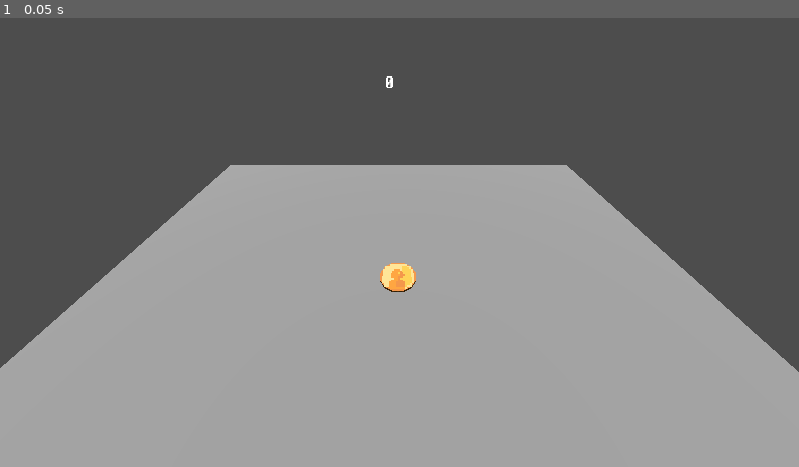
Above: before the commit, frame 1.
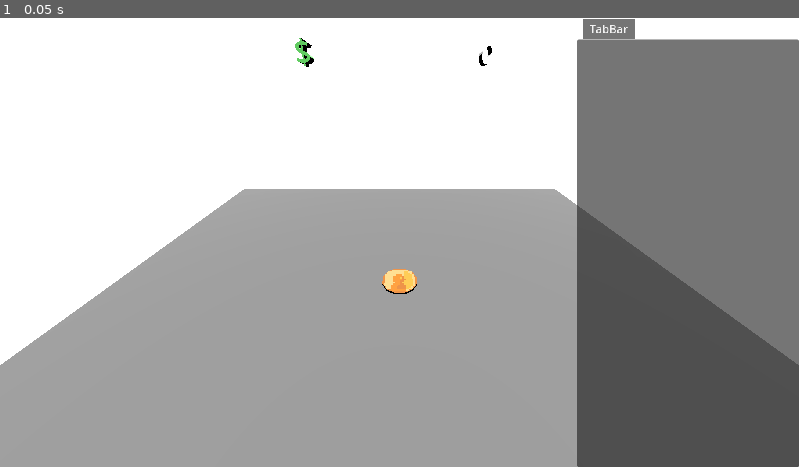
Above: after the commit, the same moment.

Repository: matupper/Idle-Gambler
Game: Godot game, scene res://Scenes/world.tscn
Same seed, same stepped clock (60 frames per second), same inputs: the game is played once before the commit and once after it.
Inputs:
- Up to frame 1 (0.05 s): no input

The runs differ from the first frame. In frame 1, 61% of the frame differs, in the area x 0-100%, y 0-100%.

Commit message:
Score and Setup
Score UI created and working.
Globals and upgrade variables set up.
UI in the works.

Diff:
--- /dev/null
+++ b/Scenes/money_label.tscn
@@ -0,0 +1,96 @@
+[gd_scene load_steps=9 format=3 uid="uid://cemfsmp6668my"]
+
+[ext_resource type="Script" path="res://Scripts/money_label.gd" id="1_42kl6"]
+
+[sub_resource type="StandardMaterial3D" id="StandardMaterial3D_2adk3"]
+albedo_color = Color(2.5, 2.5, 2.5, 1)
+
+[sub_resource type="TextMesh" id="TextMesh_l5j76"]
+material = SubResource("StandardMaterial3D_2adk3")
+text = "0"
+font_size = 10
+horizontal_alignment = 2
+
+[sub_resource type="StandardMaterial3D" id="StandardMaterial3D_j2gr7"]
+albedo_color = Color(1, 2, 1, 1)
+
+[sub_resource type="TextMesh" id="TextMesh_t1mo2"]
+material = SubResource("StandardMaterial3D_j2gr7")
+text = "$"
+font_size = 12
+
+[sub_resource type="Animation" id="Animation_c01vn"]
+resource_name = "add_money"
+length = 0.2
+tracks/0/type = "value"
+tracks/0/imported = false
+tracks/0/enabled = true
+tracks/0/path = NodePath("Money:scale")
+tracks/0/interp = 1
+tracks/0/loop_wrap = true
+tracks/0/keys = {
+"times": PackedFloat32Array(0, 0.1, 0.2),
+"transitions": PackedFloat32Array(1, 1, 1),
+"update": 0,
+"values": [Vector3(1, 1, 1), Vector3(1.1, 1.1, 1.1), Vector3(1, 1, 1)]
+}
+tracks/1/type = "value"
+tracks/1/imported = false
+tracks/1/enabled = true
+tracks/1/path = NodePath("Label:scale")
+tracks/1/interp = 1
+tracks/1/loop_wrap = true
+tracks/1/keys = {
+"times": PackedFloat32Array(0, 0.1, 0.2),
+"transitions": PackedFloat32Array(1, 1, 1),
+"update": 0,
+"values": [Vector3(1, 1, 1), Vector3(1.1, 1.1, 1.1), Vector3(1, 1, 1)]
+}
+
+[sub_resource type="Animation" id="Animation_cae3a"]
+length = 0.001
+tracks/0/type = "value"
+tracks/0/imported = false
+tracks/0/enabled = true
+tracks/0/path = NodePath("Money:scale")
+tracks/0/interp = 1
+tracks/0/loop_wrap = true
+tracks/0/keys = {
+"times": PackedFloat32Array(0),
+"transitions": PackedFloat32Array(1),
+"update": 0,
+"values": [Vector3(1, 1, 1)]
+}
+tracks/1/type = "value"
+tracks/1/imported = false
+tracks/1/enabled = true
+tracks/1/path = NodePath("Label:scale")
+tracks/1/interp = 1
+tracks/1/loop_wrap = true
+tracks/1/keys = {
+"times": PackedFloat32Array(0),
+"transitions": PackedFloat32Array(1),
+"update": 0,
+"values": [Vector3(1, 1, 1)]
+}
+
+[sub_resource type="AnimationLibrary" id="AnimationLibrary_e8rjb"]
+_data = {
+"RESET": SubResource("Animation_cae3a"),
+"add_money": SubResource("Animation_c01vn")
+}
+
+[node name="MoneyLabel" type="Node3D"]
+script = ExtResource("1_42kl6")
+
+[node name="Money" type="MeshInstance3D" parent="."]
+mesh = SubResource("TextMesh_l5j76")
+
+[node name="Label" type="MeshInstance3D" parent="."]
+transform = Transform3D(1, 0, 0, 0, 1, 0, 0, 0, 1, -0.8, 0, 0)
+mesh = SubResource("TextMesh_t1mo2")
+
+[node name="AnimationPlayer" type="AnimationPlayer" parent="."]
+libraries = {
+"": SubResource("AnimationLibrary_e8rjb")
+}
--- /dev/null
+++ b/Scenes/upgrade_button.tscn
@@ -0,0 +1,3 @@
+[gd_scene format=3 uid="uid://p8qio2kn8lnr"]
+
+[node name="Upgrade_Button" type="Node3D"]
--- /dev/null
+++ b/Scenes/upgrade_ui.tscn
@@ -0,0 +1,18 @@
+[gd_scene format=3 uid="uid://c17mgjr7ai2gt"]
+
+[node name="Upgrade_UI" type="Control"]
+layout_mode = 3
+anchors_preset = 15
+anchor_right = 1.0
+anchor_bottom = 1.0
+grow_horizontal = 2
+grow_vertical = 2
+
+[node name="Panel" type="TabContainer" parent="."]
+layout_mode = 2
+offset_left = 832.0
+offset_right = 1152.0
+offset_bottom = 648.0
+
+[node name="TabBar" type="TabBar" parent="Panel"]
+layout_mode = 2
--- a/Scenes/world.tscn
+++ b/Scenes/world.tscn
@@ -1,11 +1,14 @@
-[gd_scene load_steps=8 format=3 uid="uid://bdsyiicjq00x"]
+[gd_scene load_steps=7 format=3 uid="uid://bdsyiicjq00x"]
 
-[ext_resource type="Script" path="res://Scripts/Player.gd" id="1_38fqi"]
+[ext_resource type="PackedScene" uid="uid://c17mgjr7ai2gt" path="res://Scenes/upgrade_ui.tscn" id="1_6iudb"]
 [ext_resource type="PackedScene" uid="uid://bwmf2dggsj3l5" path="res://Scenes/coin.tscn" id="1_vkyyl"]
-[ext_resource type="Script" path="res://Scripts/UI.gd" id="3_1rldk"]
-[ext_resource type="FontFile" uid="uid://bydbsoi1mfcgb" path="res://Assets/Fonts/depixel/DePixelHalbfett.ttf" id="4_hava2"]
+[ext_resource type="PackedScene" uid="uid://cemfsmp6668my" path="res://Scenes/money_label.tscn" id="1_x6m2r"]
 
 [sub_resource type="Environment" id="Environment_x744l"]
+background_mode = 2
+glow_enabled = true
+glow_intensity = 1.0
+glow_blend_mode = 0
 
 [sub_resource type="StandardMaterial3D" id="StandardMaterial3D_grpjo"]
 albedo_color = Color(0.611765, 0.611765, 0.611765, 1)
@@ -17,34 +20,31 @@
 [node name="WorldEnvironment" type="WorldEnvironment" parent="."]
 environment = SubResource("Environment_x744l")
 
+[node name="Lights" type="Node3D" parent="."]
+
+[node name="Down Light" type="DirectionalLight3D" parent="Lights"]
+transform = Transform3D(1, -8.97729e-16, -2.50718e-08, 2.50718e-08, 3.58063e-08, 1, 0, -1, 3.58063e-08, 0, 8, 0)
+
+[node name="Face Light" type="DirectionalLight3D" parent="Lights"]
+transform = Transform3D(1, 0, 0, 0, 1, 0, 0, 0, 1, 0, 5, 5)
+light_energy = 0.0
+
 [node name="Floor" type="MeshInstance3D" parent="."]
 transform = Transform3D(16.9058, 0, 0, 0, 6.32801e-07, 1, 0, 14.4768, -4.37114e-08, 0, 0, 0)
 material_override = SubResource("StandardMaterial3D_grpjo")
 mesh = SubResource("QuadMesh_xqq88")
 
 [node name="Camera3D" type="Camera3D" parent="."]
-transform = Transform3D(1, 0, 0, 0, 0.722702, 0.69116, 0, -0.69116, 0.722702, 0.045653, 5.414, 4.12485)
+transform = Transform3D(1, 0, 0, 0, 0.819152, 0.573577, 0, -0.573577, 0.819152, 0, 5, 5)
 fov = 87.0135
 
-[node name="DirectionalLight3D" type="DirectionalLight3D" parent="."]
-transform = Transform3D(0.993766, 0.0447168, 0.10213, -0.0945324, -0.14769, 0.984506, 0.0591076, -0.988022, -0.142543, 3.34013, 7.71879, -0.745872)
+[node name="Upgrade_UI" parent="Camera3D" instance=ExtResource("1_6iudb")]
+
+[node name="MoneyLabel" parent="Camera3D" instance=ExtResource("1_x6m2r")]
+transform = Transform3D(1, 0, 0, 0, 0.866025, -0.5, 0, 0.5, 0.866025, 0.4, 0.8, -1)
 
 [node name="Player" type="Node3D" parent="."]
-script = ExtResource("1_38fqi")
 
-[node name="Coin" parent="Player" instance=ExtResource("1_vkyyl")]
+[node name="Coins" type="Node3D" parent="Player"]
 
-[node name="UI" type="CanvasLayer" parent="."]
-script = ExtResource("3_1rldk")
-
-[node name="Money" type="Label" parent="UI"]
-anchors_preset = 5
-anchor_left = 0.5
-anchor_right = 0.5
-offset_left = -20.0
-offset_top = 84.0
-offset_right = 20.0
-offset_bottom = 107.0
-grow_horizontal = 2
-size_flags_horizontal = 4
-theme_override_fonts/font = ExtResource("4_hava2")
+[node name="Coin 1" parent="Player/Coins" instance=ExtResource("1_vkyyl")]
--- a/Scripts/Player.gd
+++ /dev/null
@@ -1,48 +0,0 @@
-extends Node3D
-
-var total_flips = 0
-
-var money = 0
-
-var h_val = 0
-var h_mul = 1
-var t_val = 1
-var t_mul = 1
-var r_val = 1000
-var r_mul = 1
-
-# Called when the node enters the scene tree for the first time.
-func _ready():
-	pass # Replace with function body.
-
-
-# Called every frame. 'delta' is the elapsed time since the previous frame.
-func _process(delta):
-	print(total_flips)
-	pass
-
-func _on_coin_1_flipped_heads():
-	var h_winnings = h_mul * h_val
-	money += h_winnings
-	total_flips += 1
-	pass # Replace with function body.
-
-
-func _on_coin_1_flipped_rare():
-	var r_winnings = r_mul * r_val
-	money += r_winnings
-	total_flips += 1
-	pass # Replace with function body.
-
-
-func _on_coin_1_flipped_tails():
-	var t_winnings = t_mul * t_val
-	money += t_winnings
-	total_flips += 1
-	pass # Replace with function body.
-
-
-
-func _on_button_pressed():
-	t_val += 1
-	pass # Replace with function body.
--- a/Scripts/UI.gd
+++ /dev/null
@@ -1,14 +0,0 @@
-extends CanvasLayer
-
-@onready var money = $Money
-@onready var player = $"../Player"
-
-# Called when the node enters the scene tree for the first time.
-func _ready():
-	pass # Replace with function body.
-
-
-# Called every frame. 'delta' is the elapsed time since the previous frame.
-func _process(delta):
-	money.text = str(player.money)
-	pass
--- a/Scripts/coin.gd
+++ b/Scripts/coin.gd
@@ -1,54 +1,55 @@
 extends Node3D
 
-var rare_chance = 1000
-var flip_chance = randi_range(1, 2)
+#UPGRADES
+var tails_value : int = 1
+var heads_value : int = 0
+var rare_value : int = 1000
+var multiplier : int = 1
+var anim_speed : int = 1
+var rare_chance : int = 1000
+var flip_chance : int = 2
+var autoflip : bool = false
+var autoflip_speed : int = 4
+
+var flip_outcome
 var rare_flip
 
 @onready var animation_player = $AnimationPlayer
-@onready var upgrade_menu = $Control
 
-signal flipped_heads()
-signal flipped_tails()
-signal flipped_rare()
+func _ready():
+	globalVars.coins.append(self)
 
-# Called when the node enters the scene tree for the first time.
-func _ready():
-	set_process_input(true)
-	pass # Replace with function body.
-
-func _on_area_3d_input_event(camera, event, position, normal, shape_idx):
-	if event is InputEventMouseButton and event.button_index == MOUSE_BUTTON_LEFT and event.pressed:
-		coin_l_clicked()
-	if event is InputEventMouseButton and event.button_index == MOUSE_BUTTON_RIGHT and event.pressed:
-		coin_r_clicked()
-	pass # Replace with function body.
+func _on_area_3d_input_event(_camera, event, _position, _normal, _shape_idx):
+	if event is InputEventMouseButton and event.pressed:
+		if event.button_index == MOUSE_BUTTON_LEFT:
+			coin_l_clicked()
+		if event.button_index == MOUSE_BUTTON_RIGHT:
+			coin_r_clicked()
 
 func coin_l_clicked():
 	# Play sfx
 	rare_flip = randi_range(1, rare_chance)
-	flip_chance = randi_range(1, 2)
+	flip_outcome = randi_range(1, flip_chance)
 
 	if rare_flip == 1:
 		# Trigger rare flip
 		animation_player.play("Flip Rare")
 	else:
-		if flip_chance == 1:
+		if flip_outcome == 1:
 			# Trigger heads
 			animation_player.play("Flip Heads")
 		else:
 			# Trigger tails
 			animation_player.play("Flip Tails")
 
-
 func coin_r_clicked():
-	upgrade_menu.visible = not upgrade_menu.visible
-
+	pass
 
 func _on_animation_player_animation_finished(anim_name):
-	if anim_name == "Flip Rare":
-		emit_signal("flipped_rare")
-	if anim_name == "Flip Heads":
-		emit_signal("flipped_heads")
-	if anim_name == "Flip Tails":
-		emit_signal("flipped_tails")
-	pass # Replace with function body.
+	match anim_name:
+		"Flip Rare":
+			globalVars.money += rare_value * multiplier
+		"Flip Heads":
+			globalVars.money += heads_value * multiplier
+		"Flip Tails":
+			globalVars.money += tails_value * multiplier
--- /dev/null
+++ b/Scripts/globalVars.gd
@@ -0,0 +1,7 @@
+extends Node
+
+var coins = []
+
+var money = 0
+
+var total_flips = 0
--- /dev/null
+++ b/Scripts/money_label.gd
@@ -0,0 +1,14 @@
+extends Node3D
+
+@onready var moneyText = $Money
+
+var currMoney = globalVars.money
+
+func _process(_delta):
+	_checkMoney()
+
+func _checkMoney():
+	if currMoney < globalVars.money:
+		currMoney = globalVars.money
+		moneyText.mesh.text = str(currMoney)
+		$AnimationPlayer.play("add_money")
--- a/project.godot
+++ b/project.godot
@@ -15,6 +15,14 @@
 config/features=PackedStringArray("4.2", "Forward Plus")
 config/icon="res://icon.svg"
 
+[autoload]
+
+globalVars="*res://Scripts/globalVars.gd"
+
+[display]
+
+window/size/mode=2
+
 [rendering]
 
 textures/canvas_textures/default_texture_filter=0
